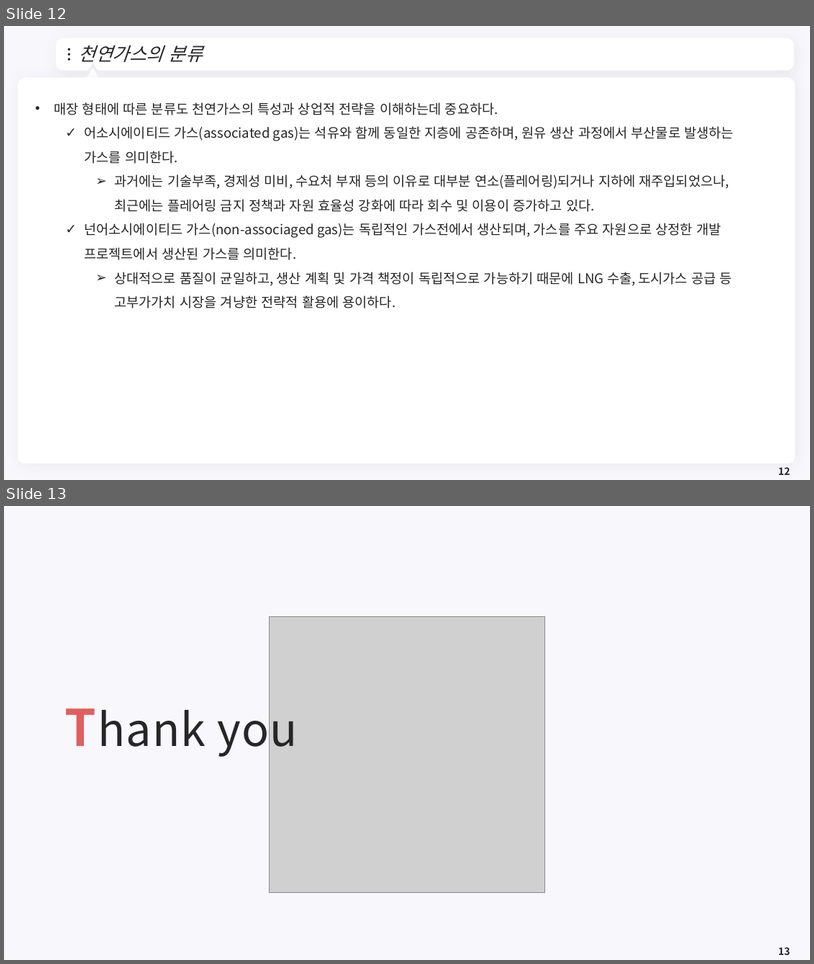
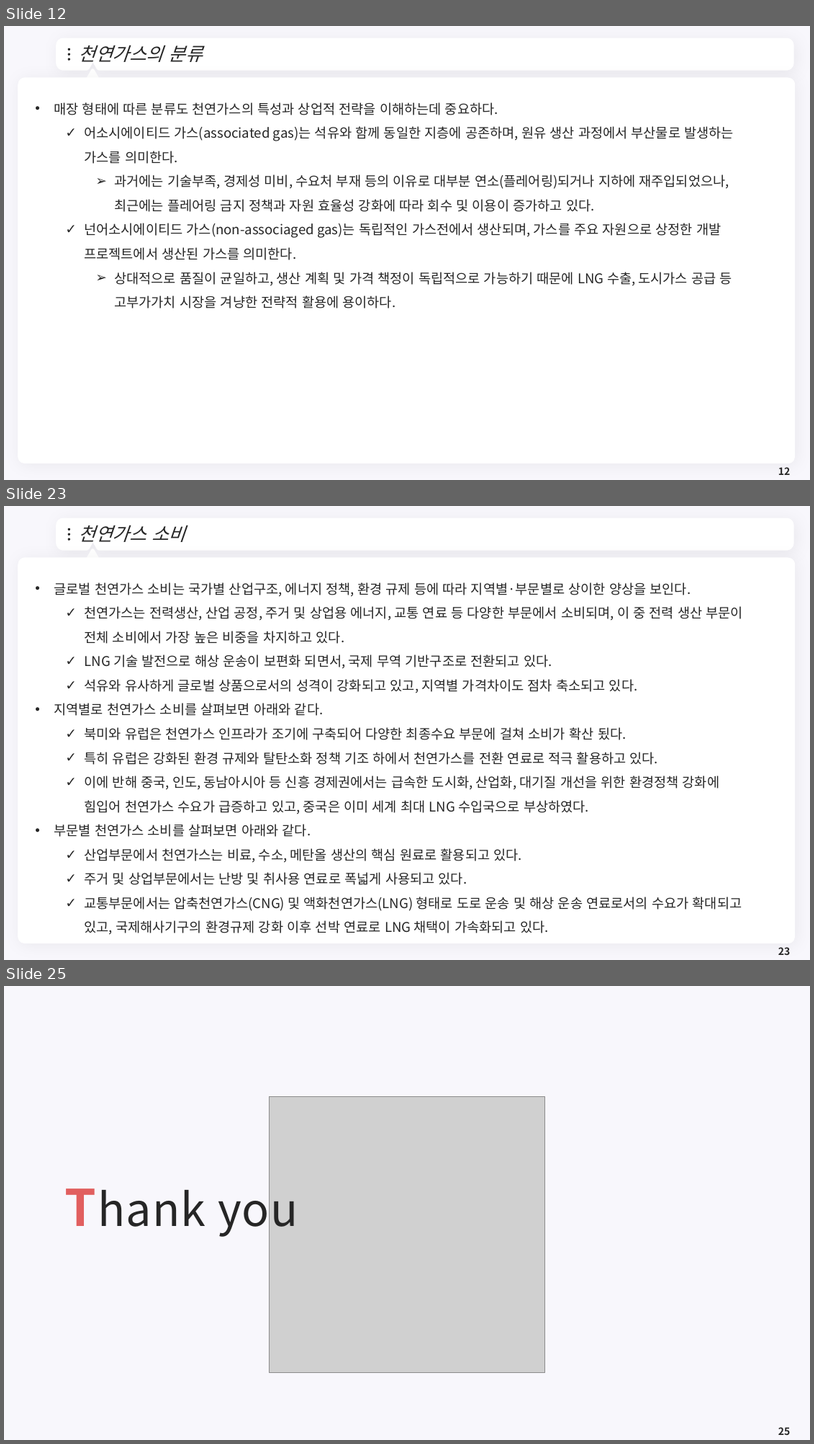
Before and after one commit to meandthey/Teaching, a slide deck: 에너지경제학/자원에너지경제학_Chapter_3 (가스).pptx. Shown one above the other, each under a label of ours: slides 12 and 13 before the commit, slides 12, 23 and 25 after it; the slides between them are not shown. The pictures are 814x964 and 814x1444 pixels, drawn with LibreOffice and Linux fonts; fonts in the diff are those of the drawing; grey boxes stand for pictures; background and template pictures are left out. Boxes give left, top, right and bottom in pixels: in the first picture for what was removed or moved away, otherwise in the second. Text is boxed around its words. In the diff, an @@ line names an element or a change of style, - is before the commit and + after.

```diff
--- a/에너지경제학/자원에너지경제학_Chapter_3 (가스).pptx
+++ b/에너지경제학/자원에너지경제학_Chapter_3 (가스).pptx
@@ slide 23 added at <box>4,506,810,960</box>, background #F8F7FC; not listed: 7 template elements that a slide beside it also shows @@
@@ title added at <box>79,525,185,542</box>, 22 pt, text #262626, italic @@
+천연가스 소비
@@ text added at <box>54,582,743,934</box>, 16 pt, text #262626 @@
+• 글로벌 천연가스 소비는 국가별 산업구조, 에너지 정책, 환경 규제 등에 따라 지역별·부문별로 상이한 양상을 보인다.
+  ✓ 천연가스는 전력생산, 산업 공정, 주거 및 상업용 에너지, 교통 연료 등 다양한 부문에서 소비되며, 이 중 전력 생산 부문이 전체 소비에서 가장 높은 비중을 차지하고 있다.
+  ✓ LNG 기술 발전으로 해상 운송이 보편화 되면서, 국제 무역 기반구조로 전환되고 있다.
+  ✓ 석유와 유사하게 글로벌 상품으로서의 성격이 강화되고 있고, 지역별 가격차이도 점차 축소되고 있다.
+• 지역별로 천연가스 소비를 살펴보면 아래와 같다.
+  ✓ 북미와 유럽은 천연가스 인프라가 조기에 구축되어 다양한 최종수요 부문에 걸쳐 소비가 확산 됬다.
+  ✓ 특히 유럽은 강화된 환경 규제와 탈탄소화 정책 기조 하에서 천연가스를 전환 연료로 적극 활용하고 있다.
+  ✓ 이에 반해 중국, 인도, 동남아시아 등 신흥 경제권에서는 급속한 도시화, 산업화, 대기질 개선을 위한 환경정책 강화에 힘입어 천연가스 수요가 급증하고 있고, 중국은 이미 세계 최대 LNG 수입국으로 부상하였다.
+• 부문별 천연가스 소비를 살펴보면 아래와 같다.
+  ✓ 산업부문에서 천연가스는 비료, 수소, 메탄올 생산의 핵심 원료로 활용되고 있다.
+  ✓ 주거 및 상업부문에서는 난방 및 취사용 연료로 폭넓게 사용되고 있다.
+  ✓ 교통부문에서는 압축천연가스(CNG) 및 액화천연가스(LNG) 형태로 도로 운송 및 해상 운송 연료로서의 수요가 확대되고 있고, 국제해사기구의 환경규제 강화 이후 선박 연료로 LNG 채택이 가속화되고 있다.
@@ page number added at <box>779,947,790,955</box>, 12 pt, text #262626, bold @@
+23
@@ what was slide 13 is now slide 25 @@
@@ page number at <box>779,1427,790,1435</box>: text changed @@
-13
+25
```
Also in this commit, not shown: 11 other slides added.
